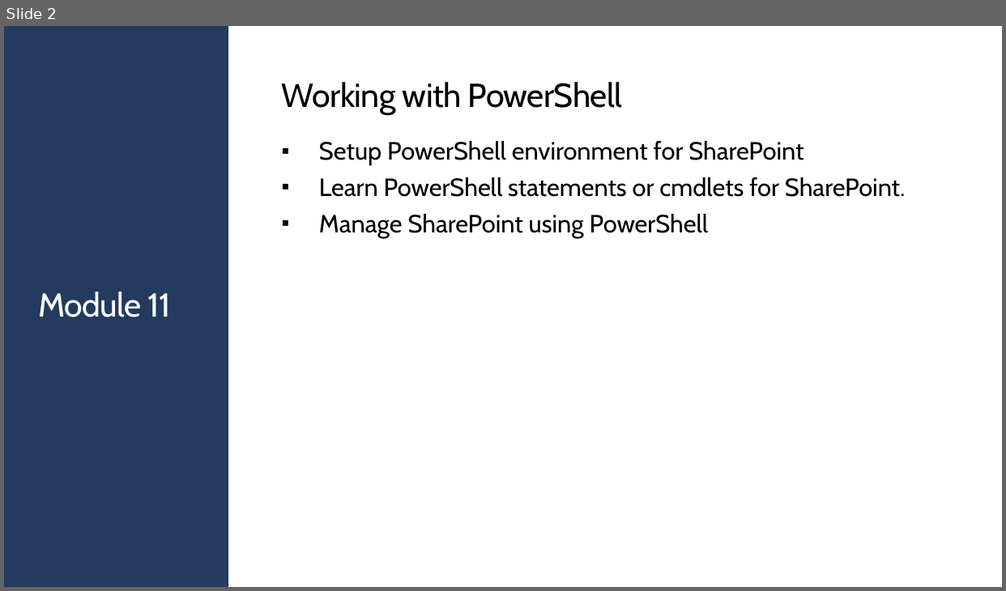
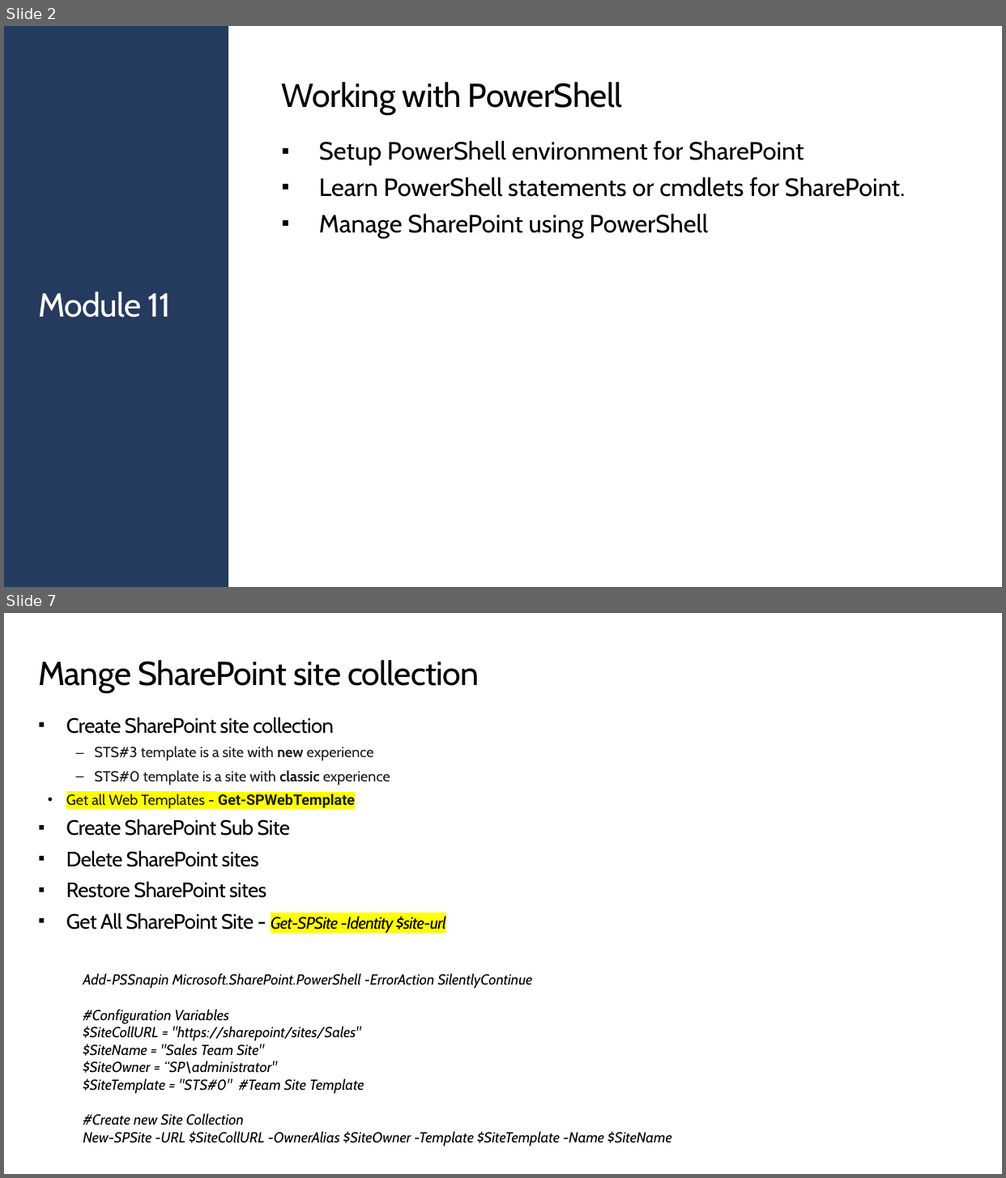
Before and after one commit to JPOWER4/SharePoint-2019-Training, a slide deck: Microsoft SharePoint 2019 Module 11.pptx. Shown one above the other, each under a label of ours: slide 2 before the commit, slides 2 and 7 after it; the slides between them are not shown. The pictures are 1006x591 and 1006x1178 pixels, drawn with LibreOffice and Linux fonts; fonts in the diff are those of the drawing. Boxes give left, top, right and bottom in pixels: in the first picture for what was removed or moved away, otherwise in the second. Text is boxed around its words. In the diff, an @@ line names an element or a change of style, - is before the commit and + after.

```diff
--- a/Microsoft SharePoint 2019 Module 11.pptx
+++ b/Microsoft SharePoint 2019 Module 11.pptx
@@ slide 7 added at [4, 613, 1002, 1174], background #FFFFFF @@
@@ title added at [38, 660, 479, 693], 32 pt, text #000000 @@
+Mange SharePoint site collection
@@ text added at [66, 717, 446, 933], 20 pt, text #000000 @@
+▪ Create SharePoint site collection
+      ‒ STS#3 template is a site with new experience
+      ‒ STS#0 template is a site with classic experience
+    • Get all Web Templates - Get-SPWebTemplate
+▪ Create SharePoint Sub Site
+▪ Delete SharePoint sites
+▪ Restore SharePoint sites
+▪ Get All SharePoint Site - Get-SPSite -Identity $site-url
@@ text added at [83, 973, 672, 1147], 14 pt, text #000000, italic @@
+Add-PSSnapin Microsoft.SharePoint.PowerShell -ErrorAction SilentlyContinue
+#Configuration Variables
+$SiteCollURL = "https://sharepoint/sites/Sales"
+$SiteName = "Sales Team Site"
+$SiteOwner = “SP\administrator"
+$SiteTemplate = "STS#0" #Team Site Template
+#Create new Site Collection
+New-SPSite -URL $SiteCollURL -OwnerAlias $SiteOwner -Template $SiteTemplate -Name $SiteName
```
Also in this commit, not shown: 5 other slides added, 3 slides removed, 1 other file.
